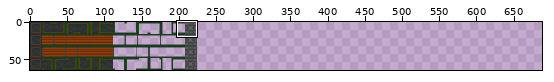
One commit to this sprite sheet: assets/atlas.png. The picture above shows the old version from afar; the outline marks the close-up.
Close-up. The starting point:
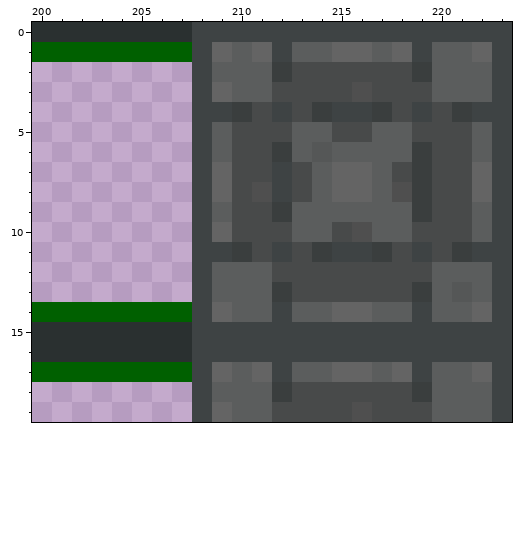
The file is 224x64 pixels. Colours within 5 levels of each other are drawn and written as one. Shown: x 200..223, y 0..19. The old version is drawn lined up with the new one, on the new canvas. The commit also changed other parts of the picture, which this record leaves out.
And afterwards:
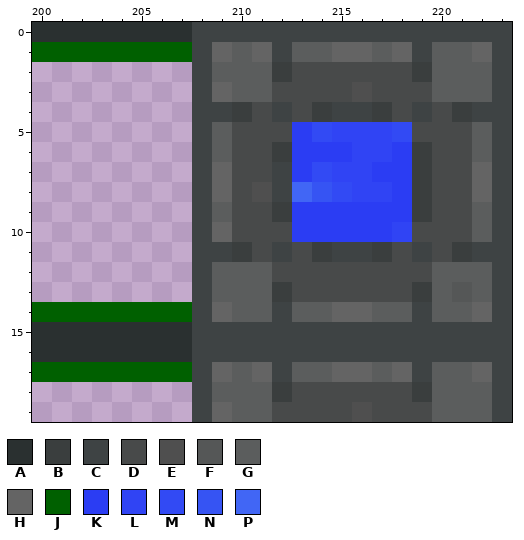
Palette (. is transparent): A #2a3030  B #3a3e3e  C #3e4344  D #484a4a  E #4f4f4f  F #555757  G #5b5d5d  H #646464  J #006000  K #2b3df3  L #3044f4  M #324af4  N #3654f3  P #4166f5
The edit:
canvas 224x64 -> 688x64
Colour D becomes colour K in row 7 at x 213 and 218; in row 10 at x 215.
Colour E becomes colour K in row 8 at x 218; in row 10 at x 216.
Colour F becomes colour K in row 6 at x 214.
Colour G becomes colour K in row 5 at x 213; in row 6 at x 213, 215 and 218; in row 7 at x 217; in row 9 at x 213 to 218; in row 10 at x 213 to 214 and 217.
Colour D becomes colour L in row 5 at x 215 to 216.
Colour G becomes colour L in row 5 at x 217; in row 6 at x 216 to 217; in row 8 at x 217; in row 10 at x 218.
Colour H becomes colour L in row 7 at x 215 to 216; in row 8 at x 216.
Colour G becomes colour M in row 5 at x 214 and 218; in row 7 at x 214.
Colour H becomes colour M in row 8 at x 215.
Colour G becomes colour N in row 8 at x 214.
Colour D becomes colour P in row 8 at x 213.
Boxes around the changes in both close-ups, in picture pixels (x1, y1, x2, y2):
changed: (292, 122, 412, 242)
